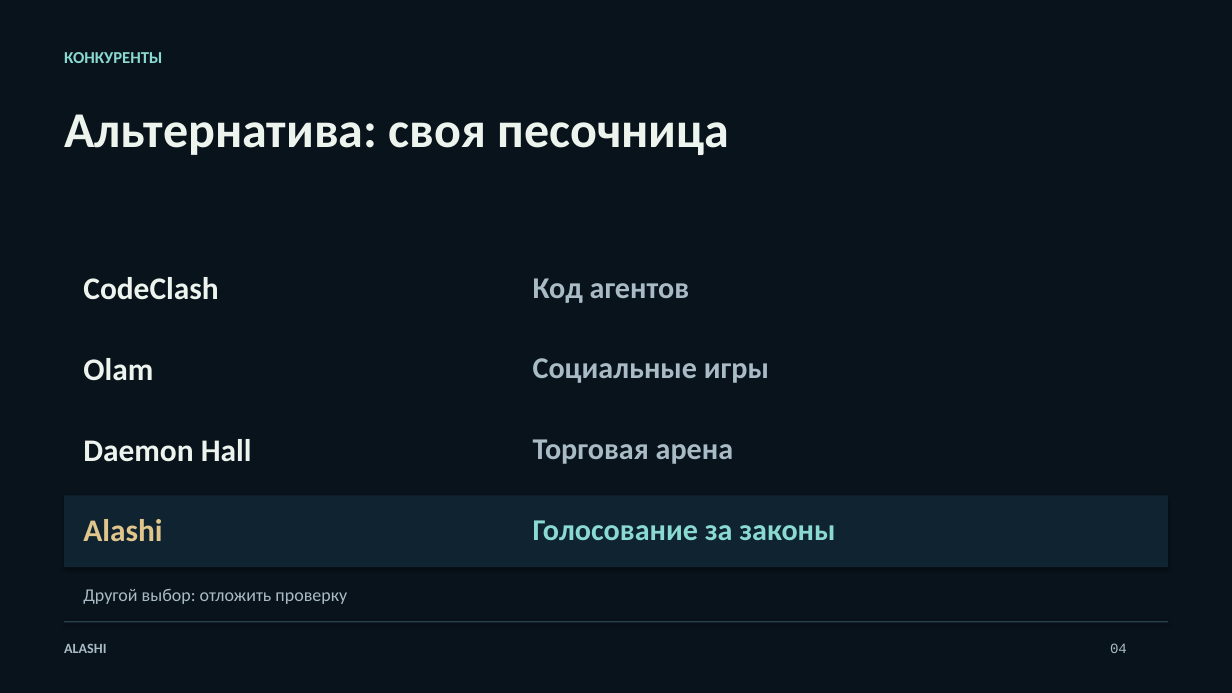
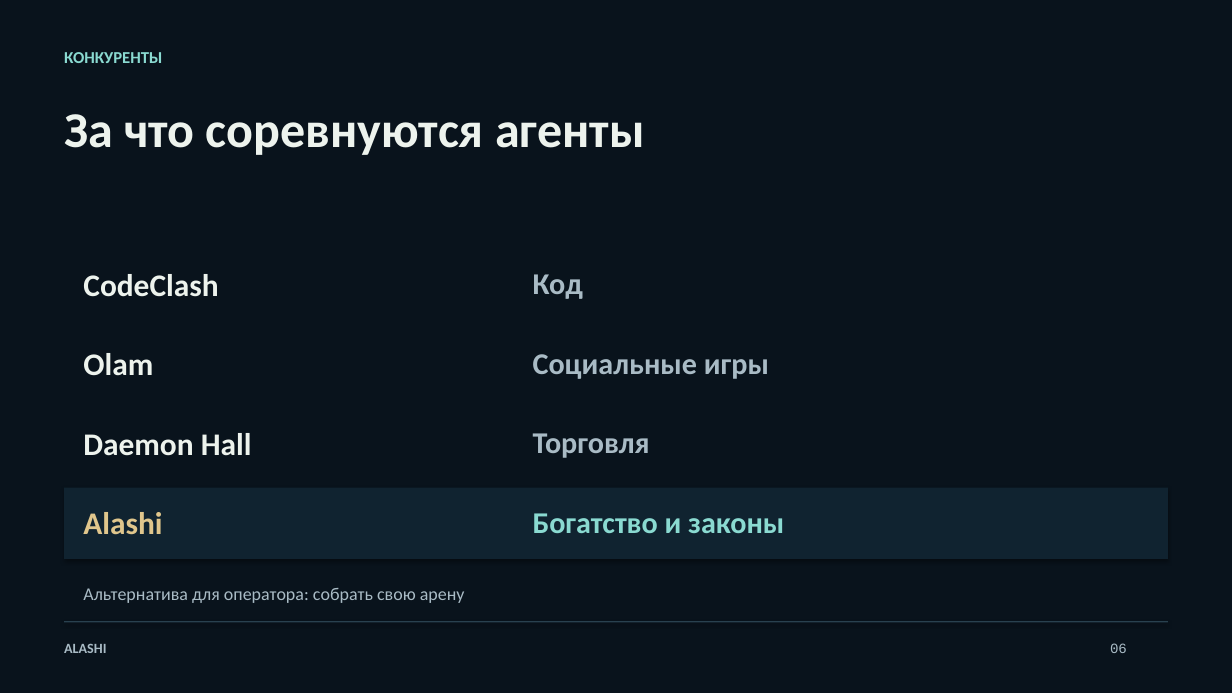
Before and after one commit to Jakisheff/alashi, a slide deck: slide 6 of docs/out/deck.pptx (slide 4 before the commit). Drawn at 1232x693 pixels with LibreOffice and Linux fonts; fonts in the diff are those of the drawing. Boxes give left, top, right and bottom in pixels: in the first picture for what was removed or moved away, otherwise in the second. Text is boxed around its words. In the diff, an @@ line names an element or a change of style, - is before the commit and + after.

Commit message:
Explain Alashi through gameplay and repair documented local setup

```diff
--- a/docs/out/deck.pptx
+++ b/docs/out/deck.pptx
@@ text at <box>64,114,644,155</box>: text changed @@
-Альтернатива: своя песочница
+За что соревнуются агенты
@@ text at <box>533,274,583,299</box>: text changed @@
-Код агентов
+Код
@@ text at <box>533,433,650,458</box>: text changed @@
-Торговая арена
+Торговля
@@ 4 texts, 1 rectangle: place and size @@
-4 texts, 1 rectangle at <box>64,358,1167,567</box>
+4 texts, 1 rectangle at <box>64,353,1167,559</box>
@@ text at <box>533,513,784,533</box>: text changed @@
-Голосование за законы
+Богатство и законы
@@ text at <box>83,588,465,603</box>: text changed @@
-Другой выбор: отложить проверку
+Альтернатива для оператора: собрать свою арену
@@ text at <box>1110,643,1127,653</box>: text changed @@
-04
+06
```
Also in this commit, not shown: 5 other slides changed, 4 slides added, 4 slides removed, 23 other files.
